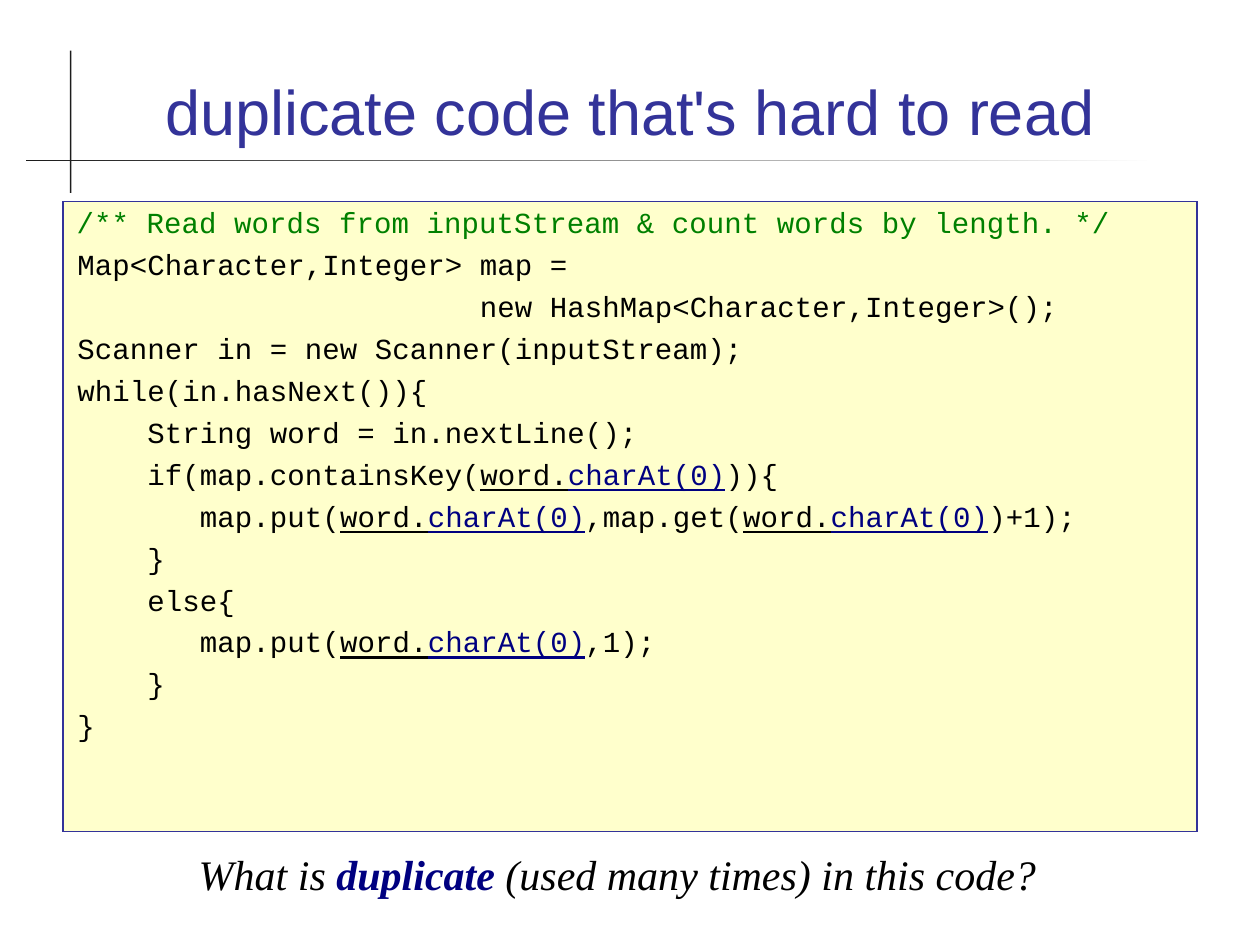
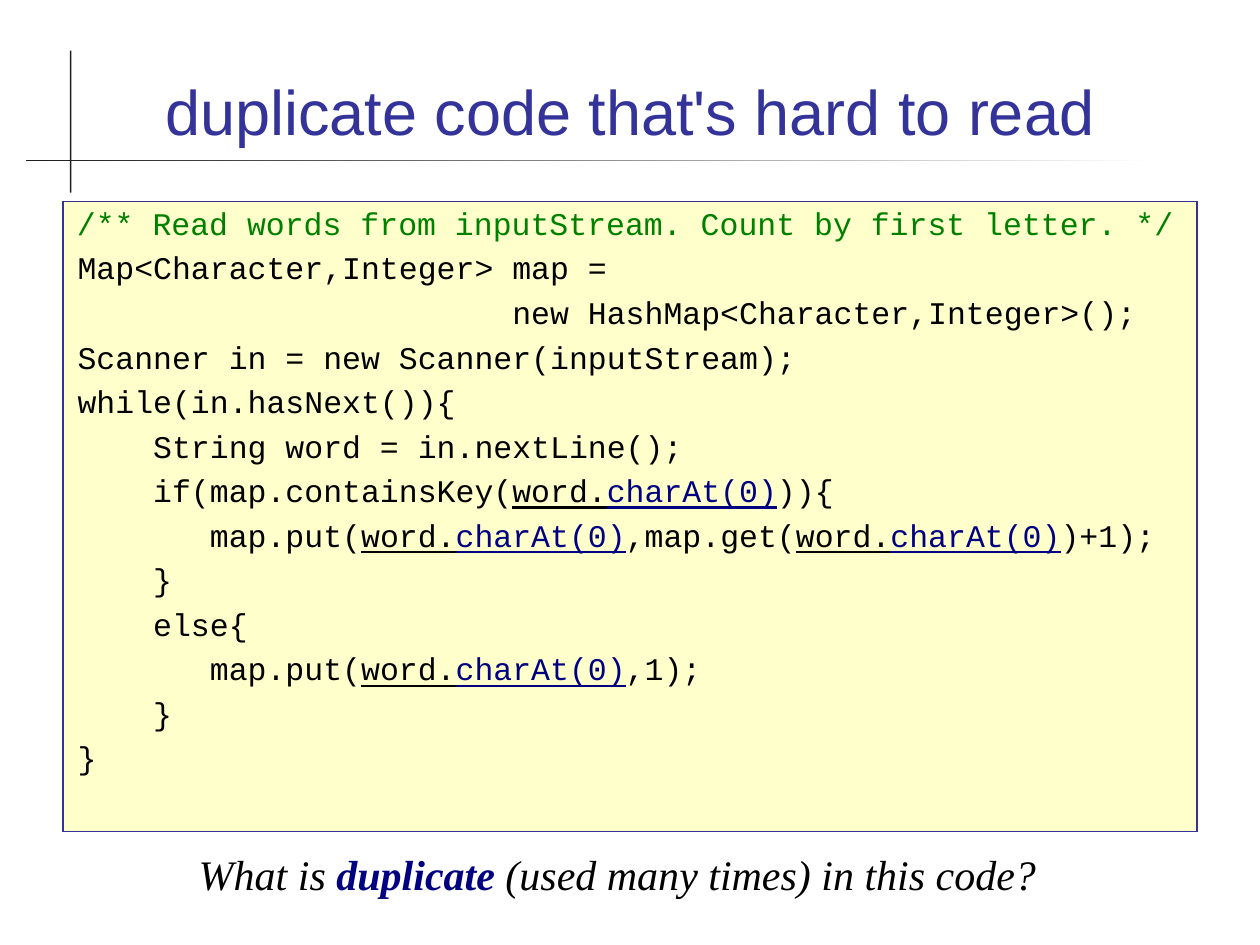
Before and after one commit to cpske/programming1, a slide deck: slide 21 of coding/Coding-Guidelines.ppt. Drawn at 1260x945 pixels with LibreOffice and Linux fonts; fonts in the diff are those of the drawing. Boxes give left, top, right and bottom in pixels: in the first picture for what was removed or moved away, otherwise in the second. Text is boxed around its words. In the diff, an @@ line names an element or a change of style, - is before the commit and + after.

```diff
--- a/coding/Coding-Guidelines.ppt
+++ b/coding/Coding-Guidelines.ppt
@@ text at box(153, 212, 1116, 242): text changed; size 16.6 to 18 pt @@
-/** Read words from inputStream & count words by length. */
+/** Read words from inputStream. Count by first letter. */
@@ text at box(78, 257, 1155, 687): size 16.6 to 18 pt in "Map<Character,Integer> map =", "new HashMap<Character,Integer>();", "Scanner in = new Scanner(inputStream);", "while(in.hasNext()){" and 8 more places @@
```
Also in this commit, not shown: 11 other slides changed, 5 slides added, 8 slides removed, 5 other files.
